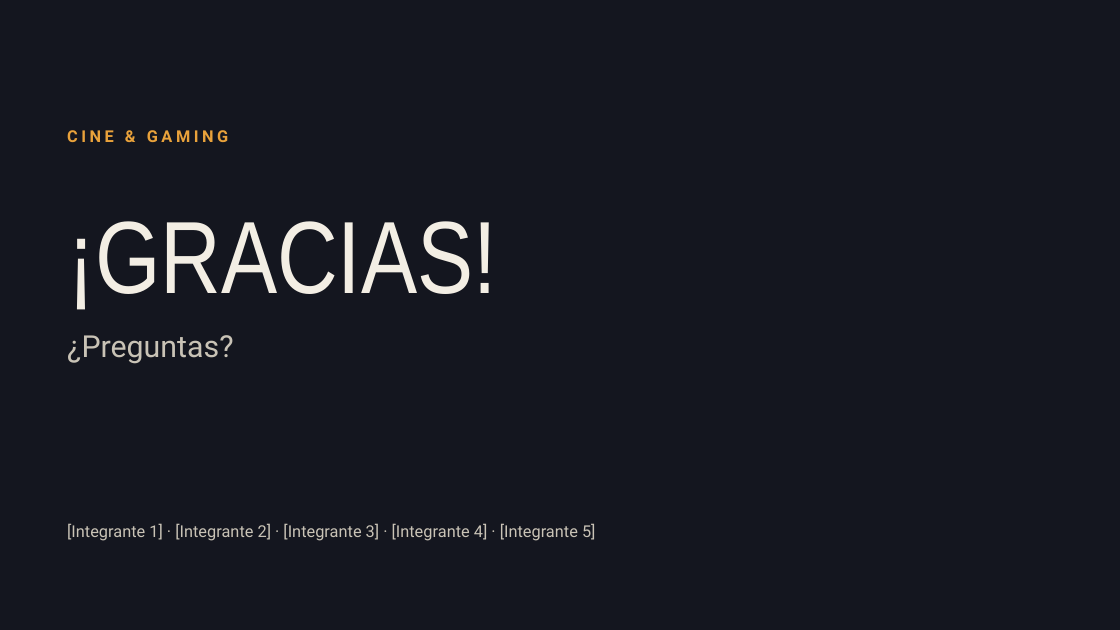
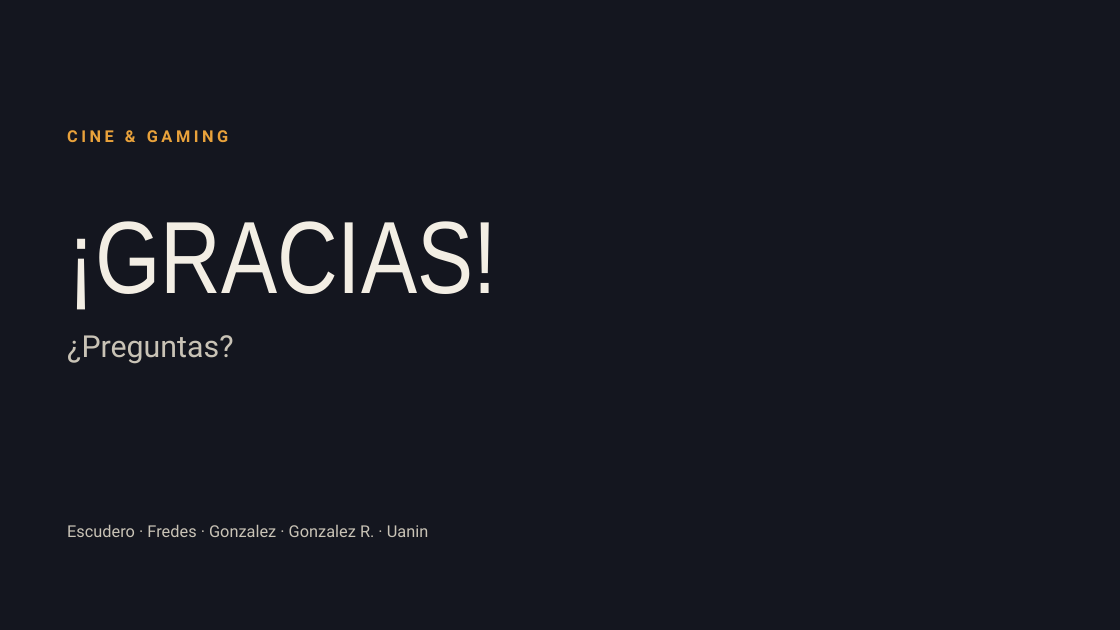
Before and after one commit to UriRefactored/tpo-cine-cultura, a slide deck: slide 16 of presentacion/TPO_Cine_y_Videojuegos.pptx. Drawn at 1120x630 pixels with LibreOffice and Linux fonts; fonts in the diff are those of the drawing. Boxes give left, top, right and bottom in pixels: in the first picture for what was removed or moved away, otherwise in the second. Text is boxed around its words. In the diff, an @@ line names an element or a change of style, - is before the commit and + after.

Commit message:
docs: agregar informe academico final en PDF y diapositivas de presentacion con integrantes

```diff
--- a/presentacion/TPO_Cine_y_Videojuegos.pptx
+++ b/presentacion/TPO_Cine_y_Videojuegos.pptx
@@ text at bbox=[67, 524, 429, 537]: text changed @@
-[Integrante 1] · [Integrante 2] · [Integrante 3] · [Integrante 4] · [Integrante 5]
+Escudero · Fredes · Gonzalez · Gonzalez R. · Uanin
```
Also in this commit, not shown: 6 other slides changed, 3 other files.
